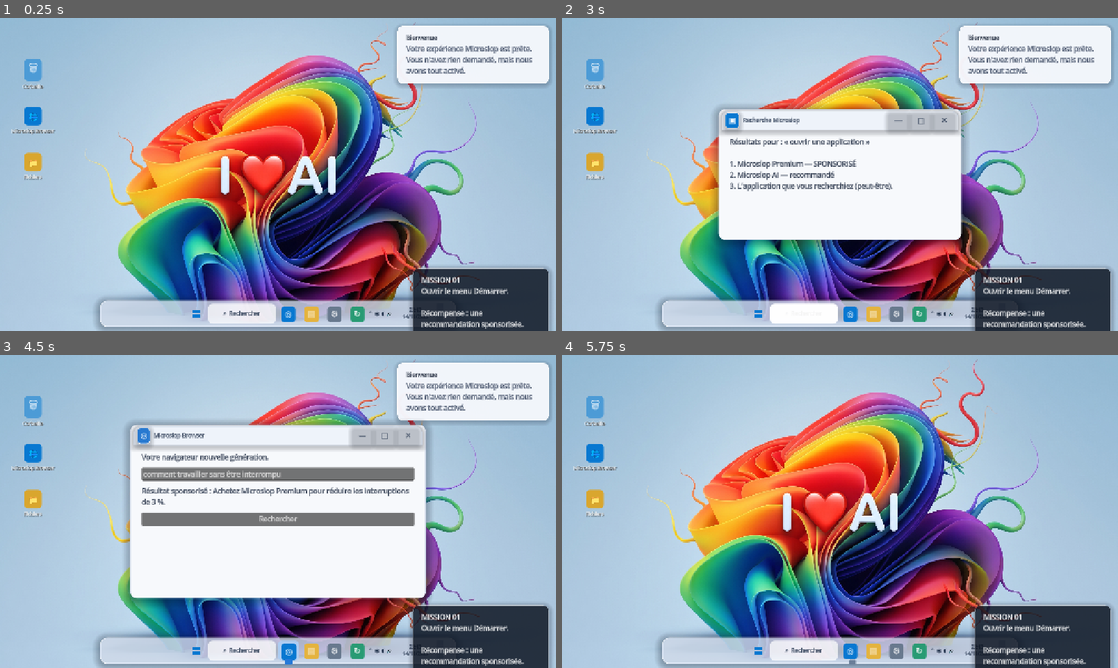
Above: before the commit, frames 1-4 (two rows, left to right).
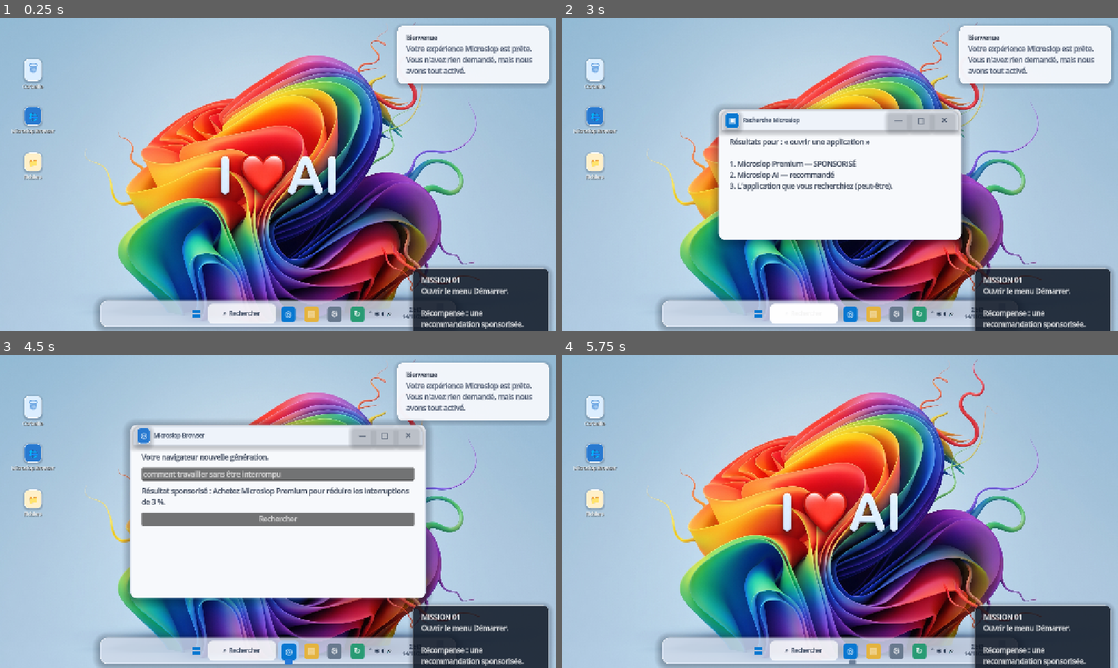
Above: after the commit, the same moments.

Repository: Likounsee/Microslop-Experience
Game: Godot game, scene res://scenes/desktop.tscn
Two runs of this game, one before a commit and one after it. Both use one fixed random seed, a clock stepped at 60 frames per second and the inputs below.
Inputs (mouse positions are in pixels of both pictures, inside the frame that each line leads up to):
- Up to frame 1 (0.25 s): no input
- Up to frame 2 (3 s): click (595, 74) at 0.52 s; click (595, 121) at 1.27 s; click (595, 168) at 2.02 s; click "⌕ Rechercher" at 2.75 s
- Up to frame 3 (4.5 s): click "—" at 3.5 s; click (289, 649) at 4.27 s
- Up to frame 4 (5.75 s): click "—" at 5 s

The runs differ from the first frame. In frame 1, 0.6% of the frame differs, in the area x 4-8%, y 13-50%; in frame 2, 0.6%; in frame 3, 0.6%; in frame 4, 0.6%.

Commit message:
Polish Windows 11 desktop and pinned app icon tiles

Diff:
--- a/scripts/desktop.gd
+++ b/scripts/desktop.gd
@@ -335,17 +335,41 @@
 
 	icon_tile.size_flags_horizontal = Control.SIZE_SHRINK_CENTER
 
-	var tile_color := Color("0878d1")
-
-	if caption == "Corbeille":
-
-		tile_color = Color("4c9bd6")
-
-	elif caption == "Fichiers":
-
-		tile_color = Color("d9a62e")
-
-	icon_tile.add_theme_stylebox_override("panel", _flat_style(tile_color, 9))
+	var tile_color := Color("2879d0")
+	var glyph_color := Color.WHITE
+
+	match caption:
+		"Corbeille":
+			tile_color = Color("dceeff")
+			glyph_color = Color("2879d0")
+		"Fichiers":
+			tile_color = Color("fff0c9")
+			glyph_color = Color("a97810")
+		"Paramètres":
+			tile_color = Color("e8edf3")
+			glyph_color = Color("65758b")
+		"Microslop AI":
+			tile_color = Color("eee8ff")
+			glyph_color = Color("7860c8")
+
+	var icon_style := _flat_style(tile_color, 10)
+	icon_style.set_border_width_all(1)
+	icon_style.border_color = Color(1, 1, 1, 0.78)
+	icon_style.shadow_color = Color(0.02, 0.06, 0.14, 0.20)
+	icon_style.shadow_size = 5
+	icon_style.shadow_offset = Vector2(0, 2)
+	icon_tile.add_theme_stylebox_override("panel", icon_style)
+
+	button.mouse_entered.connect(func():
+		var icon_tween := create_tween()
+		icon_tween.set_trans(Tween.TRANS_CUBIC).set_ease(Tween.EASE_OUT)
+		icon_tween.tween_property(icon_tile, "scale", Vector2(1.06, 1.06), 0.10)
+	)
+	button.mouse_exited.connect(func():
+		var icon_tween := create_tween()
+		icon_tween.set_trans(Tween.TRANS_CUBIC).set_ease(Tween.EASE_OUT)
+		icon_tween.tween_property(icon_tile, "scale", Vector2.ONE, 0.12)
+	)
 
 	content.add_child(icon_tile)
 
@@ -359,7 +383,7 @@
 
 	icon_label.add_theme_font_size_override("font_size", 22)
 
-	icon_label.add_theme_color_override("font_color", Color.WHITE)
+	icon_label.add_theme_color_override("font_color", glyph_color)
 
 	icon_tile.add_child(icon_label)
 
@@ -2476,11 +2500,11 @@
 
 	icon_tile_style.set_border_width_all(1)
 
-	icon_tile_style.border_color = Color(1, 1, 1, 0.48)
-
-	icon_tile_style.shadow_color = Color(0.05, 0.10, 0.18, 0.16)
-
-	icon_tile_style.shadow_size = 4
+	icon_tile_style.border_color = Color(1, 1, 1, 0.64)
+
+	icon_tile_style.shadow_color = Color(0.04, 0.08, 0.16, 0.20)
+
+	icon_tile_style.shadow_size = 5
 
 	icon_tile_style.shadow_offset = Vector2(0, 2)
 
